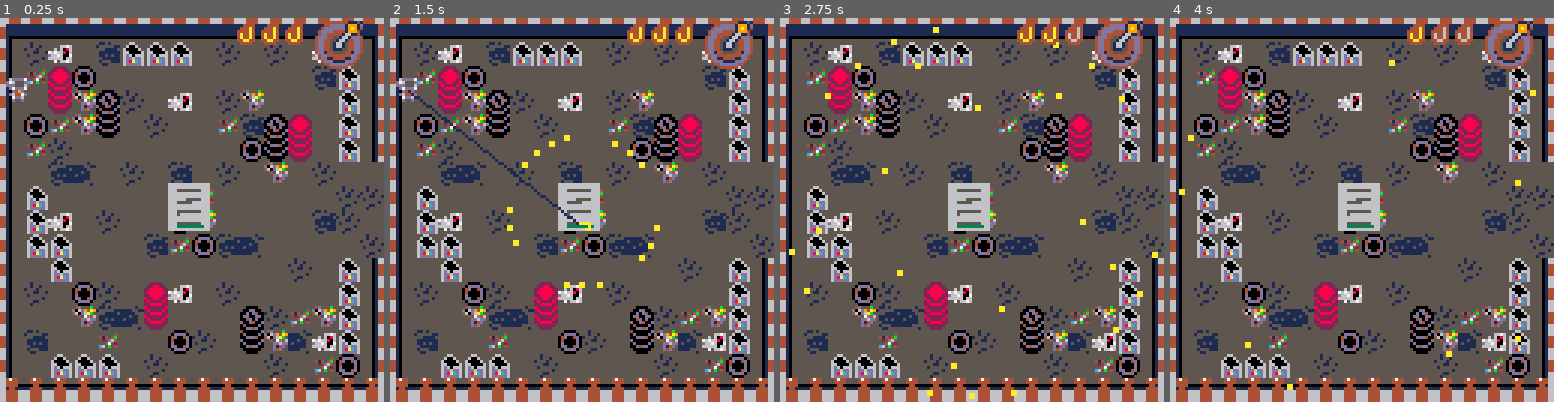
Above: before the commit, frames 1-4 (left to right).
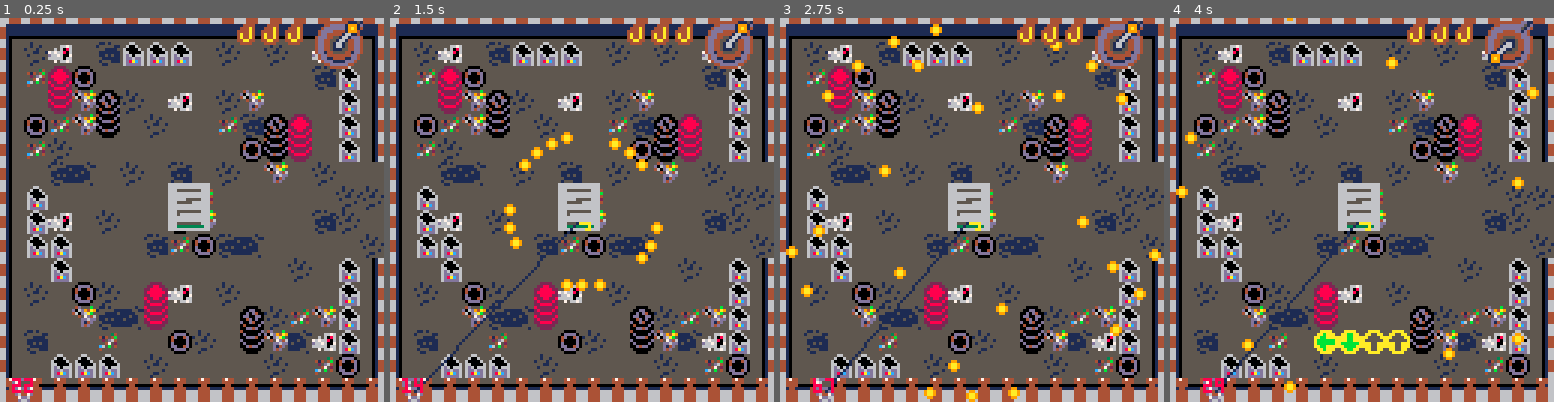
Above: after the commit, the same moments.

Repository: Vellih0r/theveryseriousjuniperdevgamejam
Game: PICO-8 cartridge days/day5.p8
Two runs of this game, one before a commit and one after it. Both use one fixed random seed, a clock stepped at 60 frames per second and the inputs below.
Inputs:
- Up to frame 1 (0.25 s): no input
- Up to frame 2 (1.5 s): tap X (X key) at 0.33, 1.07 s; tap O (Z key) at 0.7 s
- Up to frame 3 (2.75 s): hold Right 1.6-2.1 s; tap O (Z key) at 1.7, 2.1, 2.5 s; tap X (X key) at 1.85 s; hold Up 2.15-2.42 s; hold Right from 2.47 s (still down)
- Up to frame 4 (4 s): tap O (Z key) at 2.9, 3.3, 3.7 s; tap X (X key) at 2.97 s; release Right at 3.03 s; hold Left 3.08-3.58 s; hold Down 3.63-3.97 s

The runs differ from the first frame. In frame 1, 0.5% of the frame differs, in the area x 1-9%, y 15-100%; in frame 2, 1.9%; in frame 3, 1.8%; in frame 4, 2.6%, in the area x 1-97%, y 0-100%.

Commit message:
boss atacks are horribly broken

Diff:
--- a/days/day5.p8
+++ b/days/day5.p8
@@ -10,7 +10,7 @@
 	gamestate = "game"
 
 	boss = nil
-	boss = load_boss(63,63)
+	boss_dead = false
 
 	coil_num = 132
 	gear_angle = 0
@@ -18,6 +18,11 @@
 end
 
 function _update()
+--	if player.locx == 256 and player.locy == 128
+		if not boss and not boss_dead
+		then
+		boss = load_boss(player.locx+63,player.locy+63)
+	end
 
 	-- get target for hook
 	if boss then
@@ -87,9 +92,12 @@
 		draw_minigame_ui()
 
 		elseif gamestate == "gameover" then
-				print("you died bitch", 38, 54, 8)
-    print("the city will never be awaken", 8, 64, 9)
-    print("press ❎ to restart", 28, 74, 7)
+				print("you died bitch", player.locx+38, player.locy+54, 8)
+    print("the city will never be awaken", player.locx+8, player.locy+64, 9)
+    print("press ❎ to restart", player.locx+28, player.locy+74, 7)
+		end
+		if boss then
+		print(boss.cooldown,player.x,player.y,8)
 		end
 end
 
@@ -325,7 +333,7 @@
 		cooldown = 30,
 		draw=basic_draw,
 		spam=0,
-		halfrot=false,
+		half_rot=false,
 	}
 	return boss
 end
@@ -340,6 +348,7 @@
 	-- death condition
 	if b.cur_parts < 1 then
 		b.dead = true
+		boss_dead = true
 		-- animation
 	end
 
@@ -537,8 +546,10 @@
 function laser_square_attack(ttl)
 	-- sprite
 	local laser = 18
-	for x=1,120,16 do
-		for y=1,120,16 do
+	local sx = player.locx
+	local sy = player.locy
+	for x=sx,sx+120,16 do
+		for y=sy,sy+120,16 do
 			bullet_create(x,y,0,0,19,ttl,8,1)
 			bullet_create(x,y,0,0,18,ttl,1,8)
 		end
@@ -548,13 +559,15 @@
 function laser_go_vivi(vertical)
 
 	local ttl = 300
+	local sx = player.locx
+	local sy = player.locy
 
 	local idx = #bullets
-	for i=0,120,16 do
+	for i=sx,sx+120,16 do
 		idx += 1
 
 		if not vertical then
-			bullet_create(0,i,1,0,5,ttl,1,8)
+			bullet_create(0,i-128,1,0,5,ttl,1,8)
 
 			local laser = bullets[idx]
 			laser.vivi = "vertical"
@@ -603,12 +616,12 @@
 
 function player_init()
 	player ={
-		x=2,  y=20,
+		x=4,  y=168,
 		dx=0, dy=0,
 		last_dx = 0,
 		last_dy = 0,
 		w=4, h=4,
-		speed = 1,
+		speed = 4,
 		max_speed = 1,
 		max_hp = 3,
 		cur_hp = 3,
@@ -1141,8 +1154,8 @@
 function display_hp()
 	local curhp = player.cur_hp
 	local maxhp = player.max_hp
-	local x = 70
-	local y = 1
+	local x = player.locx+70
+	local y = player.locy+1
 	-- current hp
 	for i=1,curhp do
 		x += 8
@@ -1177,9 +1190,9 @@
 	for arr in all(arrows) do
 		next_sprite_x_pos += 8
 			if arr.filled then
-				spr(arr.id+ 16,next_sprite_x_pos,104)
+				spr(arr.id+ 16,player.locx+next_sprite_x_pos,player.locy+104)
 			else
-				spr(arr.id,next_sprite_x_pos,104)
+				spr(arr.id,player.locx+next_sprite_x_pos,player.locy+104)
 			end
 	end
 end
@@ -1218,7 +1231,7 @@
 end
 
 function draw_coil()
-	spr(coil_num,105,1,2,2)
+	spr(coil_num,player.locx+105,player.locy+1,2,2)
 end
 
 
@@ -1260,10 +1273,10 @@
 0000000000d00d0000d00d0000d00d0000d00d00878000000000000000000000ddddddddd80dab0dd80dab0ddddddddd00000055666555222255566655000000
 65555556000000007000000078787878787878787880000000aaaa0000aaaa0000aaaa0000aaaa0000004400d111111600000527565222222222256572500000
 dddddddd00000000800000000000000000000000878000000aa55aa00aa55aa00aa5aaa00aaa5aa000044440d111112500000572252225555552225227500000
-111111110000000070000000000000000000000088700000aa5555aaaaa55aaaaa55aaaaaaaa55aa00444640d111221500006652222256666665222225660000
-11111111000aa00080000000000000000000000087800000a555555aaaa55aaaa555555aa555555a04444640d222111500006665222566666666522256660000
-11111111000aa00070000000000000000000000078800000aaa55aaaa555555aa555555aa555555a04644640d222111500066665225666666666652225666000
-111111110000000080000000000000000000000087800000aaa55aaaaa5555aaaa55aaaaaaaa55aa04644640d111221500066652256666655666665225666000
+111111110009900070000000000000000000000088700000aa5555aaaaa55aaaaa55aaaaaaaa55aa00444640d111221500006652222256666665222225660000
+11111111009aa90080000000000000000000000087800000a555555aaaa55aaaa555555aa555555a04444640d222111500006665222566666666522256660000
+11111111009aa90070000000000000000000000078800000aaa55aaaa555555aa555555aa555555a04644640d222111500066665225666666666652225666000
+111111110009900080000000000000000000000087800000aaa55aaaaa5555aaaa55aaaaaaaa55aa04644640d111221500066652256666655666665225666000
 1111111100000000700000000000000000000000887000000aa55aa00aa55aa00aa5aaa00aaa5aa004466440d111112500055522256666577566665222555000
 11111111000000008000000000000000000000008780000000aaaa0000aaaa0000aaaa0000aaaa0000444400d11111160005272225666577e256665222725000
 1777777777777777700000001111111dd1111111dddddddd00aaaa0000aaaa0000aaaa0000aaaa00000044006111111d000572222566657e2256665222275000
